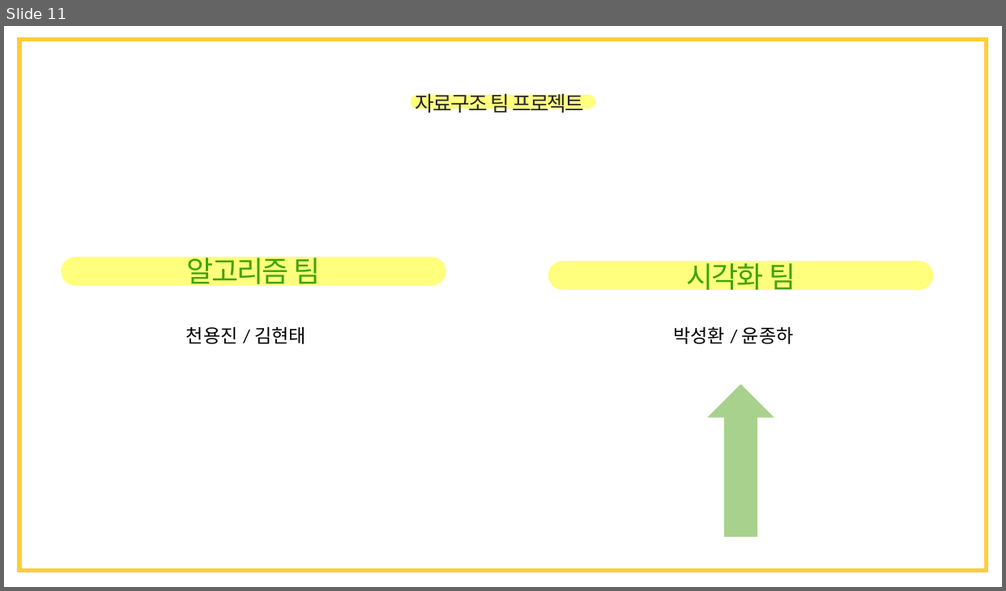
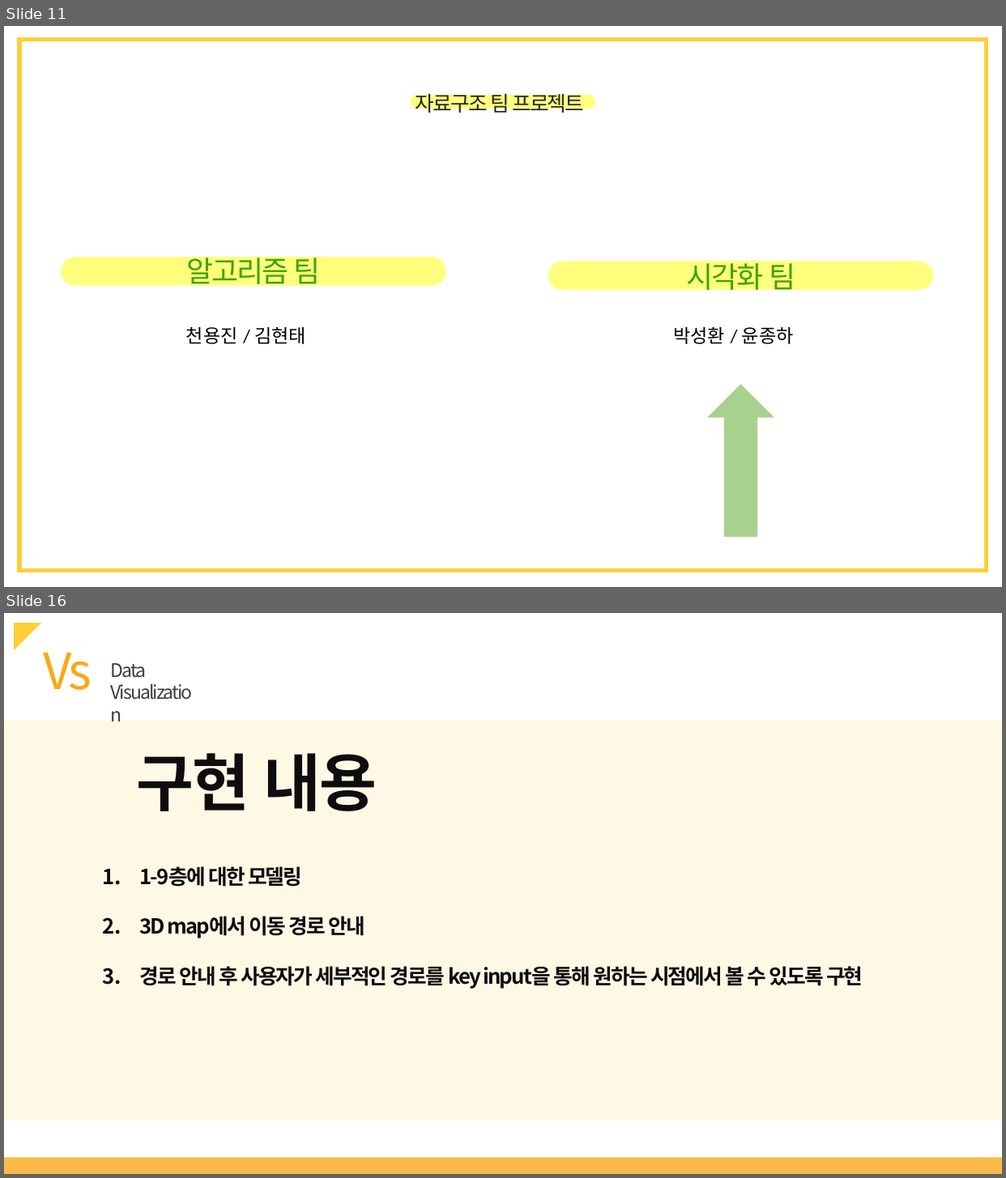
Before and after one commit to onemoonStudio/DataStructureDesign, a slide deck: presentation/final.pptx. Shown one above the other, each under a label of ours: slide 11 before the commit, slides 11 and 16 after it; the slides between them are not shown. The pictures are 1006x591 and 1006x1178 pixels, drawn with LibreOffice and Linux fonts; fonts in the diff are those of the drawing. Boxes give left, top, right and bottom in pixels: in the first picture for what was removed or moved away, otherwise in the second. Text is boxed around its words. In the diff, an @@ line names an element or a change of style, - is before the commit and + after.

```diff
--- a/presentation/final.pptx
+++ b/presentation/final.pptx
@@ slide 16 added at <box>4,613,1002,1174</box>, background #FFFFFF @@
@@ right triangle added at <box>14,623,41,650</box>, fill #FFCE38 @@
@@ text added at <box>43,653,91,690</box>, 48 pt, text #FAA818 @@
+Vs
@@ text added at <box>111,663,147,678</box>, 18 pt, text #404040 @@
+Data
+Visualization
@@ rectangle added at <box>4,721,1002,1122</box>, fill #FFCE38 at 13% opacity @@
@@ text added at <box>136,753,377,811</box>, 60 pt, text #0D0D0D, bold @@
+구현 내용
@@ text added at <box>140,867,863,989</box>, 20 pt, text #0D0D0D, bold @@
+1. 1-9층에 대한 모델링
+2. 3D map에서 이동 경로 안내
+3. 경로 안내 후 사용자가 세부적인 경로를 key input을 통해 원하는 시점에서 볼 수 있도록 구현
@@ rectangle added at <box>4,1158,1002,1174</box>, fill #FAA818 at 79% opacity @@
```
Also in this commit, not shown: 5 other slides added, 1 other file.
